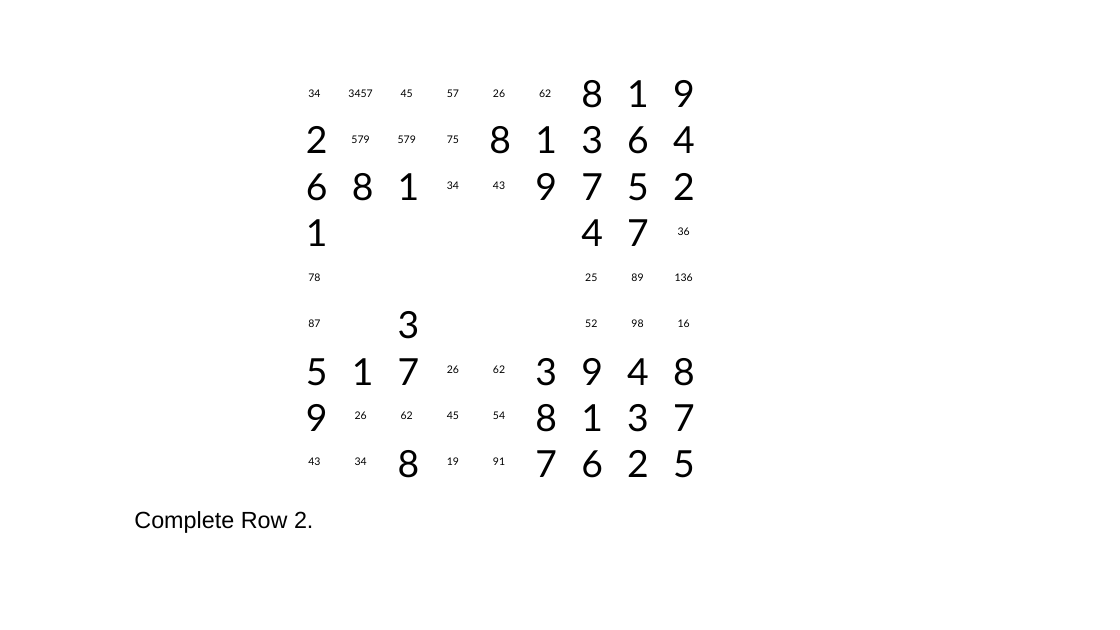
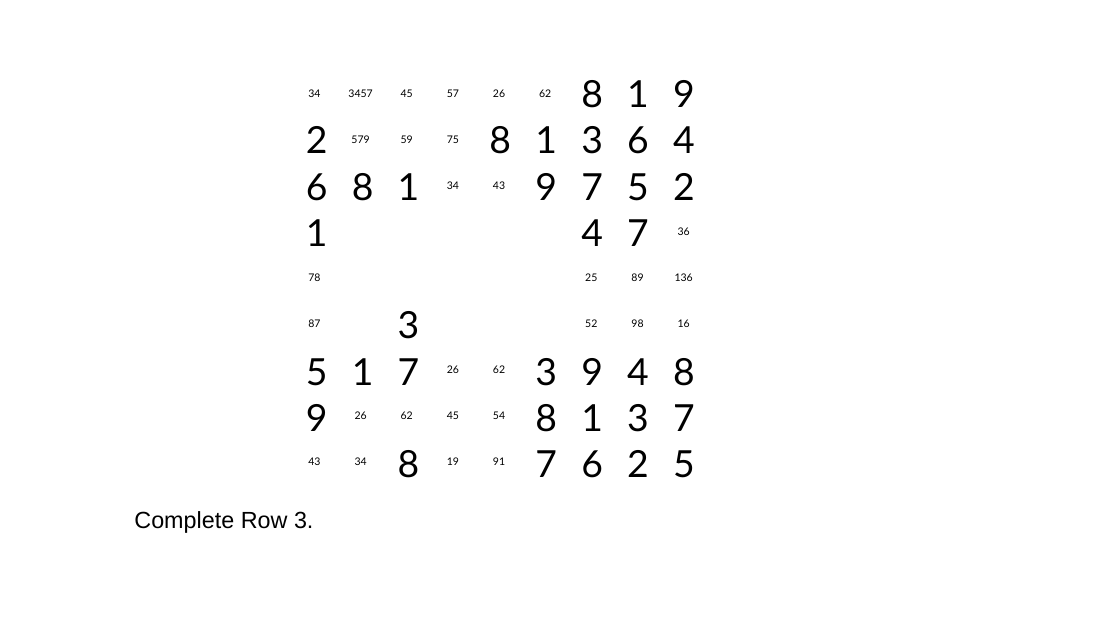
Before and after one commit to jhardis/WSJ_Number_Puzzles, a slide deck: slide 44 of 20260516_1.pptx. Drawn at 1120x630 pixels with LibreOffice and Linux fonts; fonts in the diff are those of the drawing; background and template pictures are left out. Boxes give left, top, right and bottom in pixels: in the first picture for what was removed or moved away, otherwise in the second. Text is boxed around its words. In the diff, an @@ line names an element or a change of style, - is before the commit and + after.

```diff
--- a/20260516_1.pptx
+++ b/20260516_1.pptx
@@ text at <box>401,135,413,143</box>: text changed @@
-579
+59
@@ text at <box>134,511,313,533</box>: text changed @@
-Complete Row 2.
+Complete Row 3.
```
Also in this commit, not shown: 34 other slides changed, 1 slide added, 2 slides removed.
